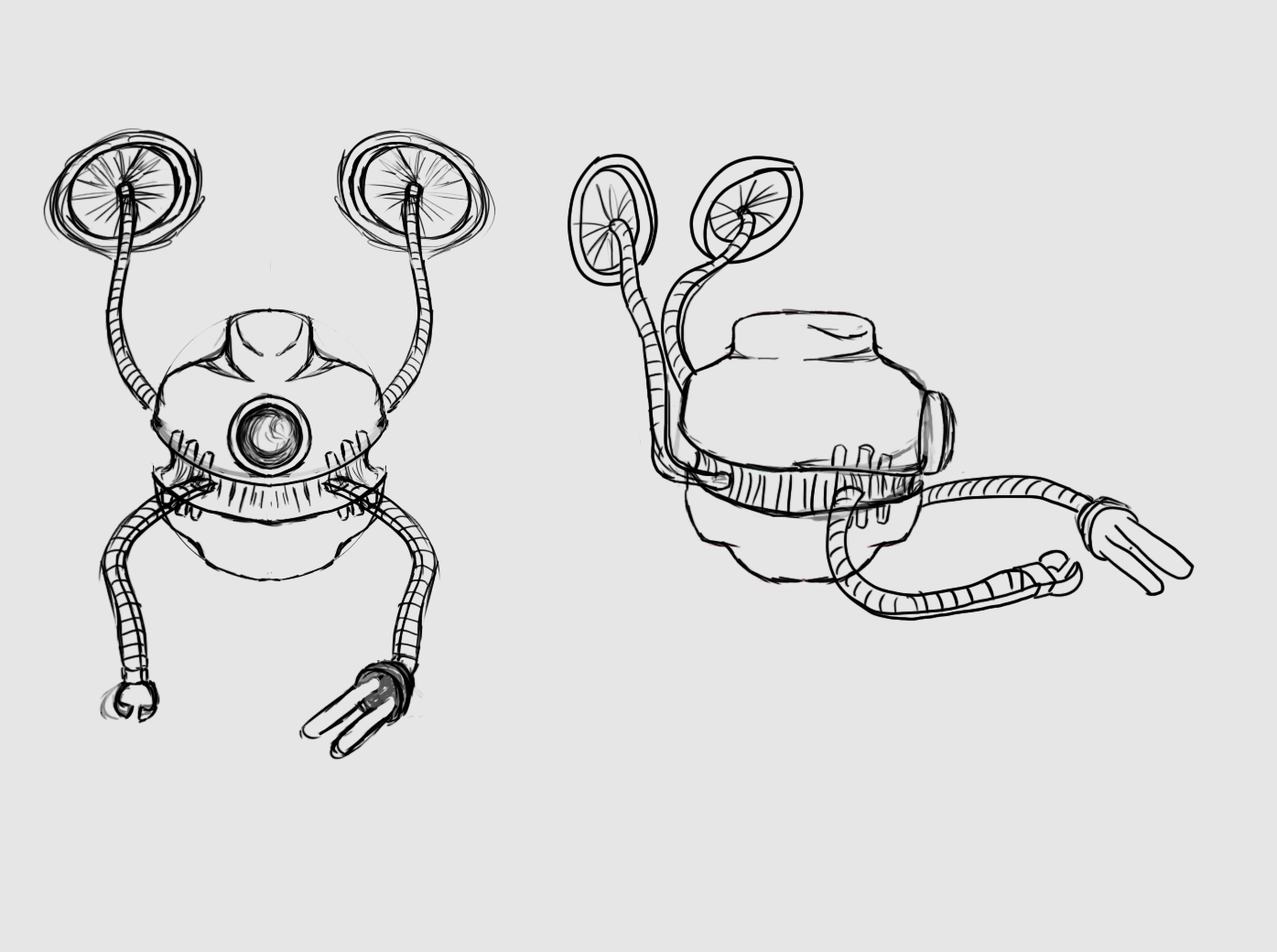
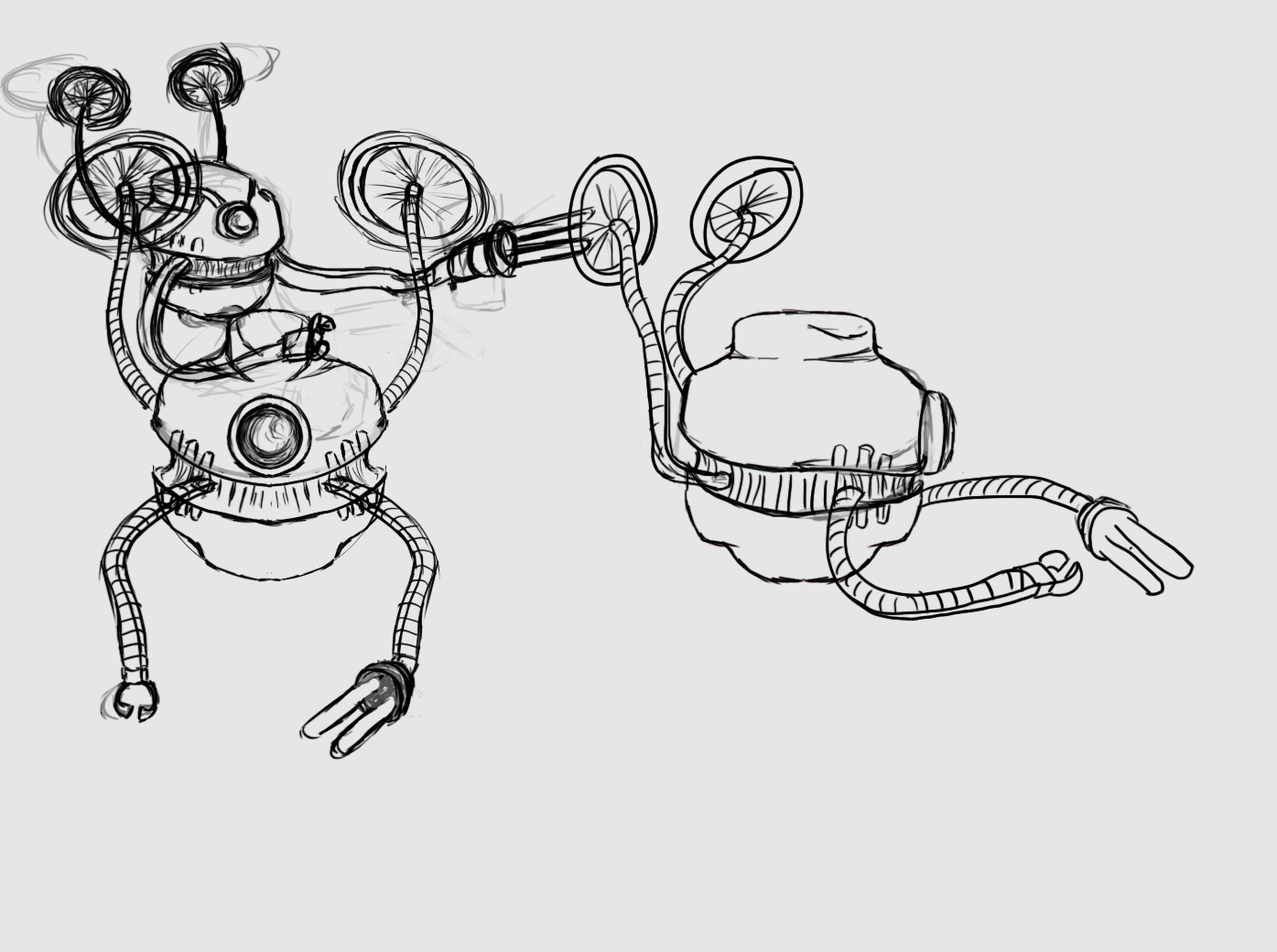
Layer changes from the first 1277 × 952 image to the second:
showed "Calque 2" over [0, 41, 597, 443]
